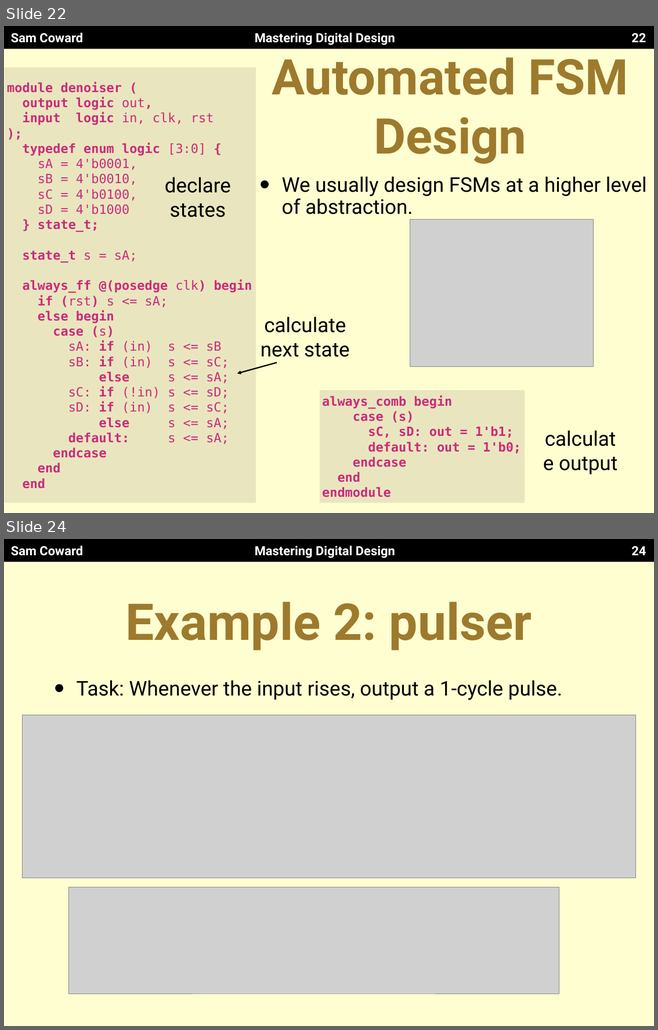
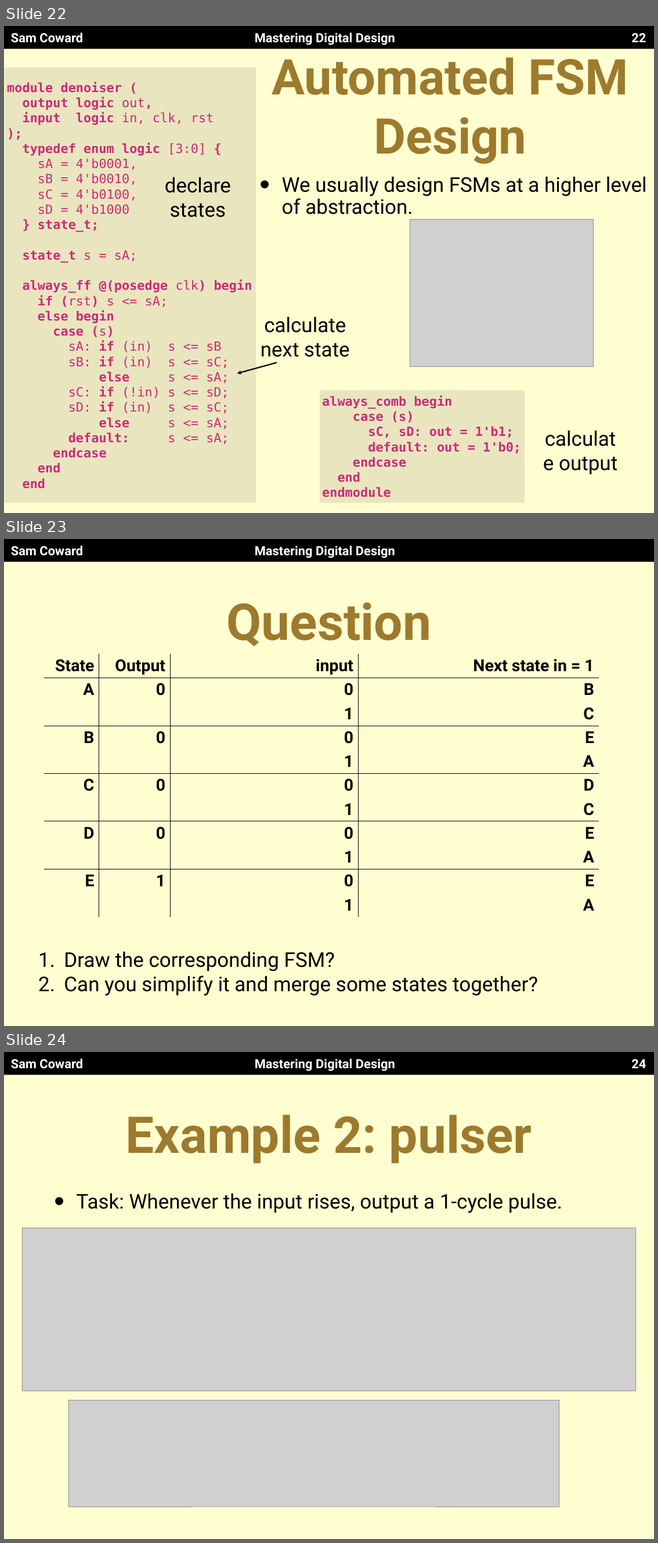
Before and after one commit to Mastering-Digital-Design/Lab-Module, a slide deck: lectures/lecture3.pptx. Shown one above the other, each under a label of ours: slides 22 and 24 before the commit, slides 22, 23 and 24 after it; the slides between them are not shown. The pictures are 658x1030 and 658x1543 pixels, drawn with LibreOffice and Linux fonts; fonts in the diff are those of the drawing; grey boxes stand for pictures. Boxes give left, top, right and bottom in pixels: in the first picture for what was removed or moved away, otherwise in the second. Text is boxed around its words. In the diff, an @@ line names an element or a change of style, - is before the commit and + after.

Commit message:
Update lecture 3 with questions

```diff
--- a/lectures/lecture3.pptx
+++ b/lectures/lecture3.pptx
@@ slide 23 added at box(4, 539, 654, 1026), background #FFFED1; not listed: 3 template elements that a slide beside it also shows @@
@@ title added at box(226, 602, 431, 646), 80 pt, text #9D7A2D, bold @@
+Question
@@ table added at box(44, 654, 598, 922), 11 rows, 4 columns @@
+State | Output | input | Next state in = 1
+A | 0 | 0 | B
+ |  | 1 | C
+B | 0 | 0 | E
+ |  | 1 | A
+C | 0 | 0 | D
+ |  | 1 | C
+D | 0 | 0 | E
+ |  | 1 | A
+E | 1 | 0 | E
+ |  | 1 | A
@@ text added at box(64, 951, 538, 996), 32 pt, text #000000 @@
+1. Draw the corresponding FSM?
+2. Can you simplify it and merge some states together?
```
Also in this commit, not shown: 9 slides changed, 1 slide removed.
